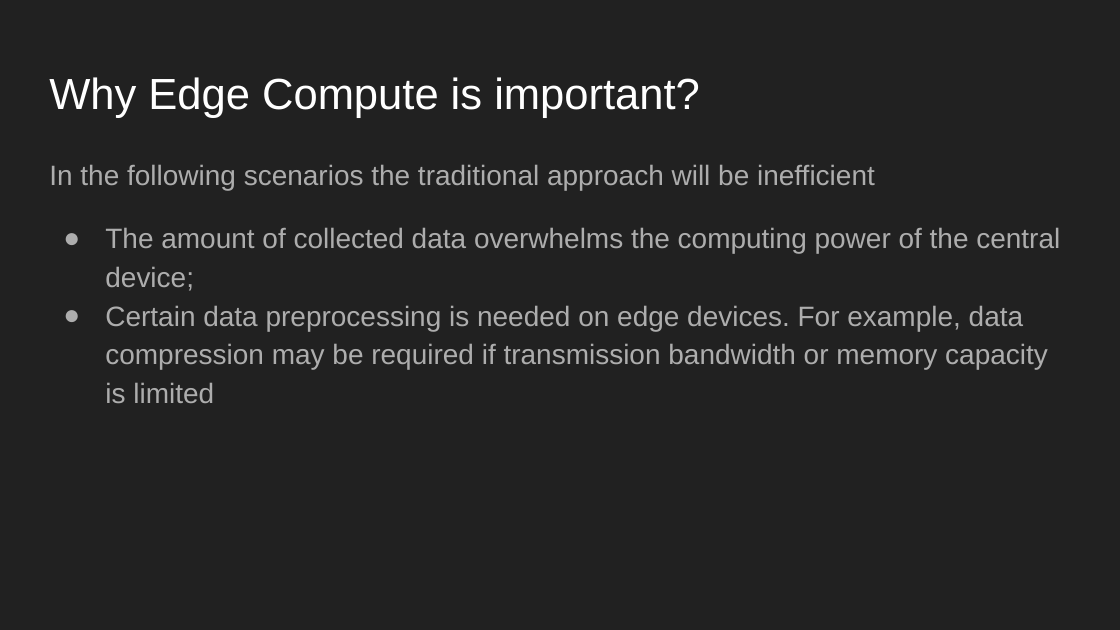
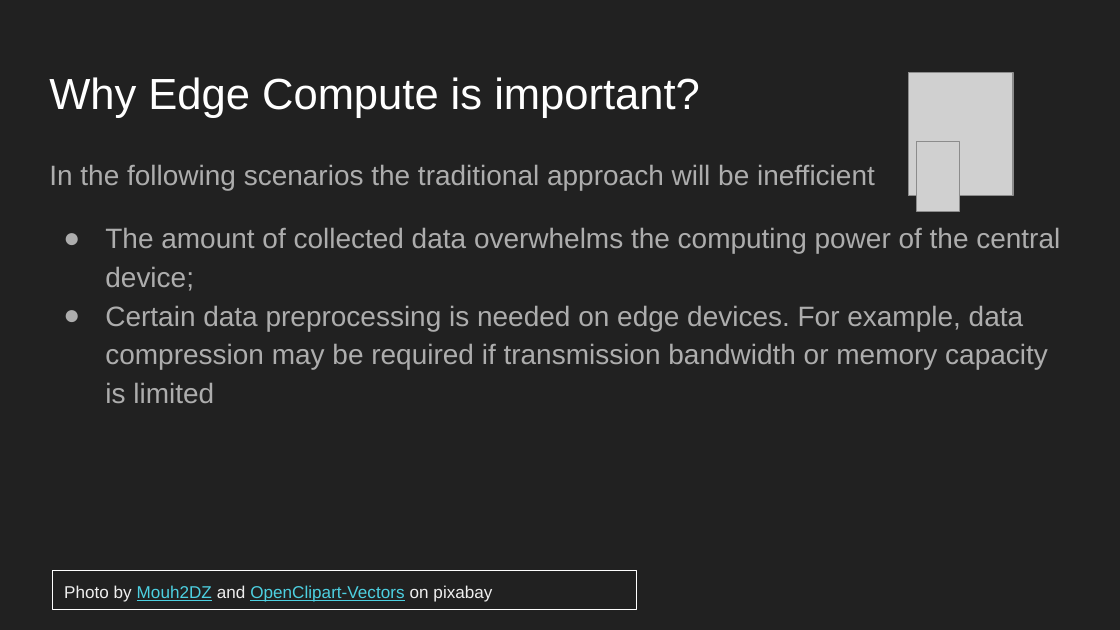
Before and after one commit to Deadline-Driven/NASA2019_Project, a slide deck: slide 3 of 2019NASA_Hackathon_FinalSlide.pptx. Drawn at 1120x630 pixels with LibreOffice and Linux fonts; fonts in the diff are those of the drawing; grey boxes stand for pictures. Boxes give left, top, right and bottom in pixels: in the first picture for what was removed or moved away, otherwise in the second. Text is boxed around its words. In the diff, an @@ line names an element or a change of style, - is before the commit and + after.

Commit message:
ppt upload

```diff
--- a/2019NASA_Hackathon_FinalSlide.pptx
+++ b/2019NASA_Hackathon_FinalSlide.pptx
@@ picture added at [908, 73, 1012, 196] @@
@@ picture added at [917, 141, 960, 212] @@
@@ rectangle added at [53, 570, 636, 609], outline #FFFFFF 0.75 pt, 11 pt, text #4DD0E1, underline @@
+Photo by Mouh2DZ and OpenClipart-Vectors on pixabay
```
